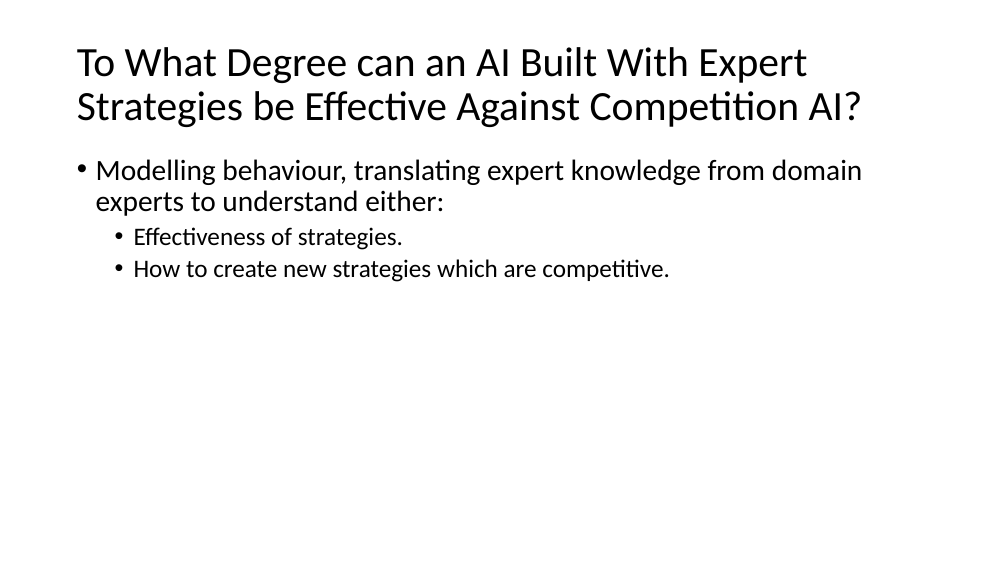
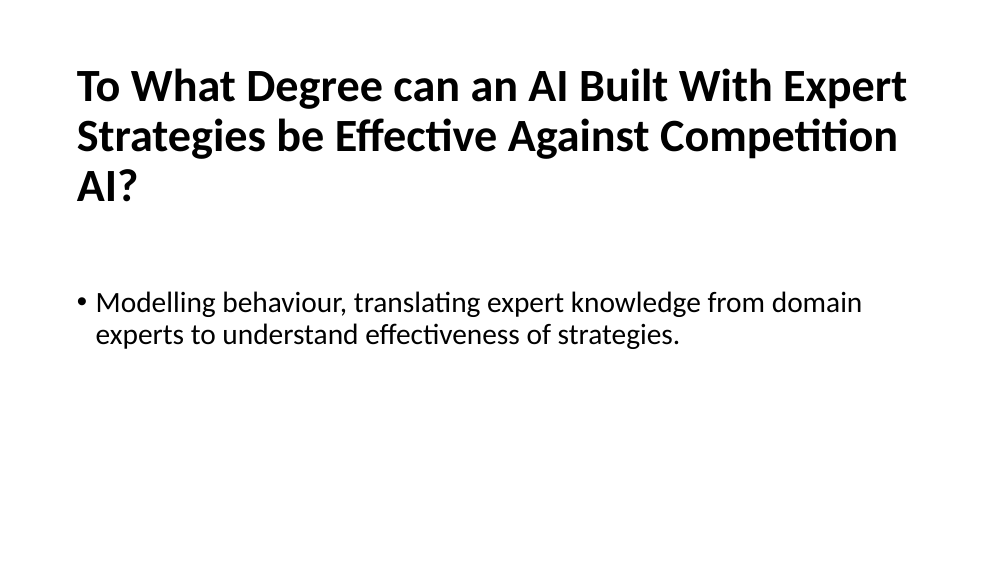
Before and after one commit to James120393/Dissertation_Artefact, a slide deck: slide 4 of ResultsPresentation.pptx (slide 2 before the commit). Drawn at 1008x567 pixels with LibreOffice and Linux fonts; fonts in the diff are those of the drawing. Boxes give left, top, right and bottom in pixels: in the first picture for what was removed or moved away, otherwise in the second. Text is boxed around its words. In the diff, an @@ line names an element or a change of style, - is before the commit and + after.

```diff
--- a/ResultsPresentation.pptx
+++ b/ResultsPresentation.pptx
@@ title "To What Degree can an ..." at <box>77,68,907,202</box>: size 39.6 to 44 pt, bold on @@
@@ text at <box>96,291,863,349</box>: text changed @@
-• Modelling behaviour, translating expert knowledge from domain experts to understand either:
-  • Effectiveness of strategies.
-  • How to create new strategies which are competitive.
+• Modelling behaviour, translating expert knowledge from domain experts to understand effectiveness of strategies.
```
Also in this commit, not shown: 5 other slides changed, 3 slides added, 2 other files.
